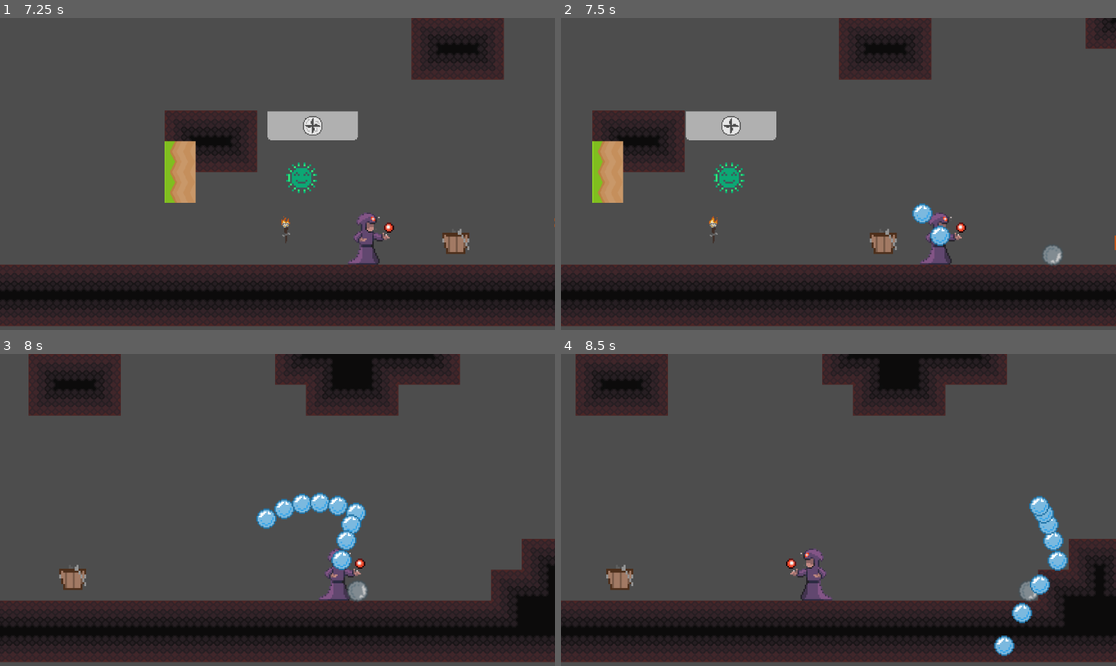
Above: before the commit, frames 1-4 (two rows, left to right).
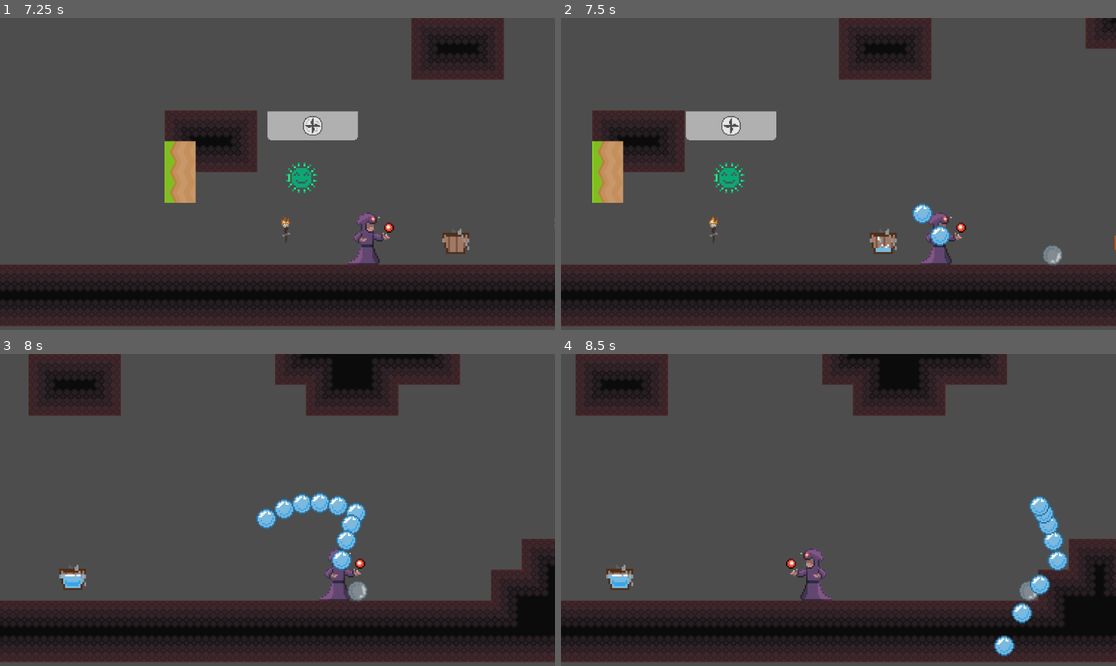
Above: after the commit, the same moments.

Repository: hanseei/superwizquest
Game: Godot game, scene res://Assets/Nodes/Scenes/TestStage.tscn
The game is run twice, just before and just after one commit, with the same random seed, the same clock (stepped at 60 frames per second) and the same inputs.
Inputs:
- Up to frame 1 (7.25 s): hold Shift (shift) 0.53-1.28 s; hold D (move_right) 0.53-2.03 s; tap W (move_up) at 0.77, 1.52, 3.02, 3.77, 4.52, 6.02, 6.77 s; tap Space (space) every 1.5 s from 1.35 to 5.85 s; hold Shift (shift) 2.03-2.78 s; hold A (move_left) 2.03-4.28 s; hold Shift (shift) 3.53-4.28 s; hold D (move_right) from 4.28 s (still down); hold Shift (shift) 5.03-5.78 s; hold Shift (shift) from 6.53 s (still down)
- Up to frame 2 (7.5 s): keep holding D (move_right); release Shift (shift) at 7.28 s; tap Space (space) at 7.35 s
- Up to frame 3 (8 s): keep holding D (move_right); tap W (move_up) at 7.52 s
- Up to frame 4 (8.5 s): release D (move_right) at 8.03 s; hold A (move_left) from 8.03 s (still down); hold Shift (shift) from 8.03 s (still down)

Frame 1 is identical in both runs. In frame 2, less than 0.1% of the frame differs, in the area x 56-60%, y 69-76%; in frame 3, 0.2%, in the area x 11-16%, y 70-76%; in frame 4, 0.2%.

Commit message:
Fixed small bug

Diff:
--- a/Assets/Nodes/Actors/Interactables/Scripts/bucket.gd
+++ b/Assets/Nodes/Actors/Interactables/Scripts/bucket.gd
@@ -2,6 +2,7 @@
 
 func _ready():
 	activateGroups = ["waters"]
+	super._ready()
 
 func _on_bucket_activated():
 	$AnimatedSprite2D.animation = "fill"
--- a/Assets/Nodes/Actors/Interactables/movablePlatform.tscn
+++ b/Assets/Nodes/Actors/Interactables/movablePlatform.tscn
@@ -1,6 +1,6 @@
 [gd_scene load_steps=9 format=3 uid="uid://mmnaokb7xxf0"]
 
-[ext_resource type="Script" uid="uid://v7qfol6mhs6n" path="res://Assets/Nodes/Actors/Interactables/scripts/movable_platform.gd" id="1_def3y"]
+[ext_resource type="Script" uid="uid://v7qfol6mhs6n" path="res://Assets/Nodes/Actors/Interactables/Scripts/movable_platform.gd" id="1_def3y"]
 [ext_resource type="Texture2D" uid="uid://3sicoa1c2i2b" path="res://Assets/Images/Spritesheets/platform_spritesheet.png" id="2_42uoe"]
 
 [sub_resource type="Curve2D" id="Curve2D_def3y"]
